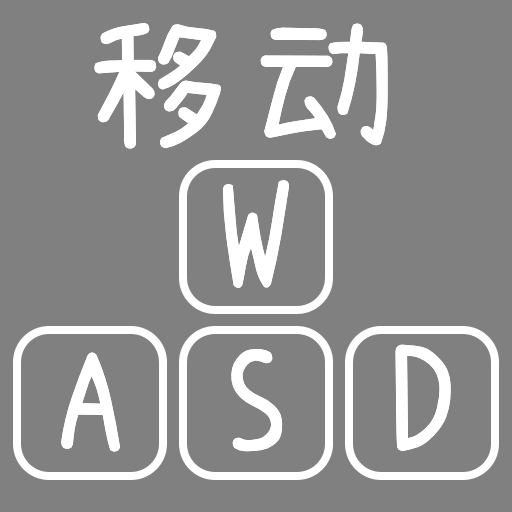
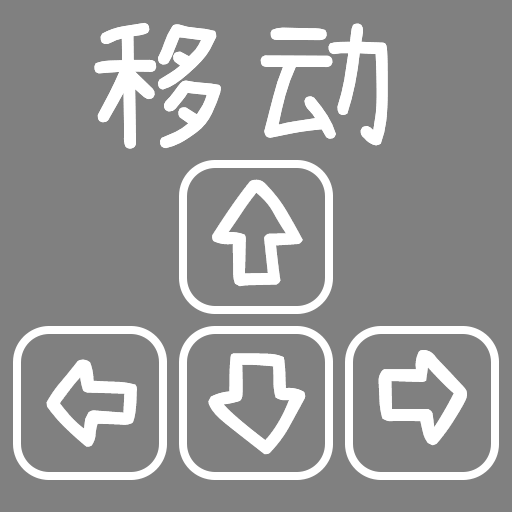
Comparing the layer stacks of the two 512 × 512 images. Changes:
hid group "AWSD" (8 layers) over (x1=13, y1=160, x2=499, y2=480)
showed group "DirectionKeys" (8 layers) over (x1=13, y1=160, x2=499, y2=480)
painted on "⇦" over (x1=46, y1=359, x2=137, y2=480)
painted on "Left" (2nd of 2, in "DirectionKeys") over (x1=13, y1=326, x2=167, y2=480)
painted on "⇨" over (x1=378, y1=350, x2=468, y2=480)
painted on "Right" (2nd of 2, in "DirectionKeys") over (x1=345, y1=326, x2=499, y2=480)
painted on "⇧" over (x1=211, y1=179, x2=303, y2=327)
painted on "Up" (2nd of 2, in "DirectionKeys") over (x1=179, y1=160, x2=333, y2=372)
painted on "⇩" over (x1=208, y1=353, x2=306, y2=480)
painted on "Down" (2nd of 2, in "DirectionKeys") over (x1=179, y1=326, x2=333, y2=480)
